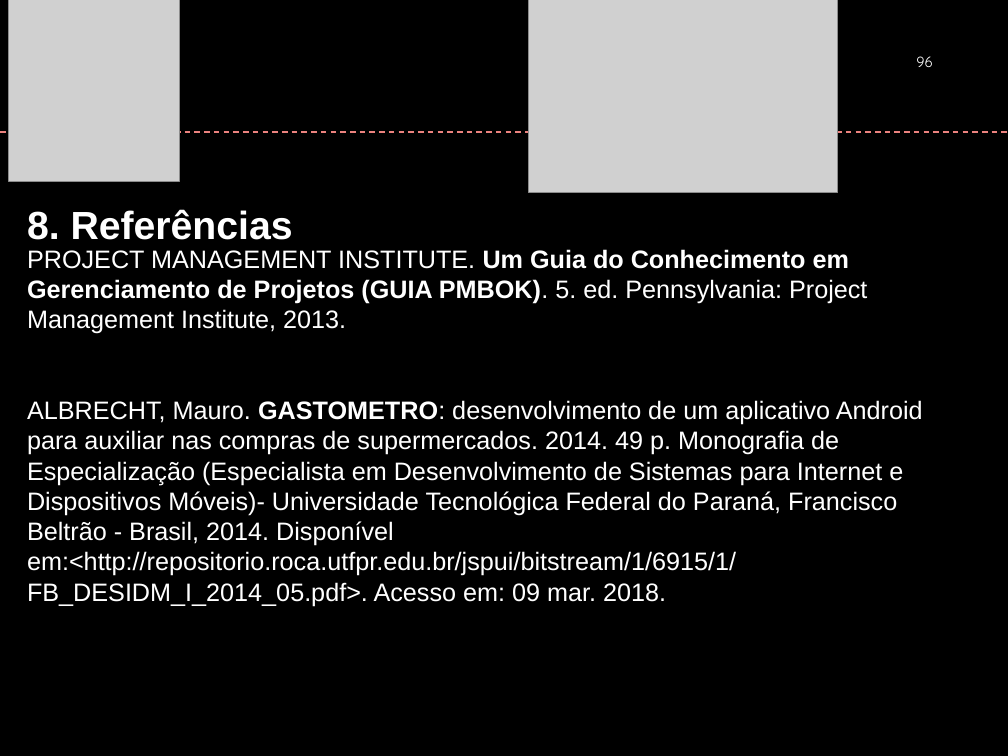
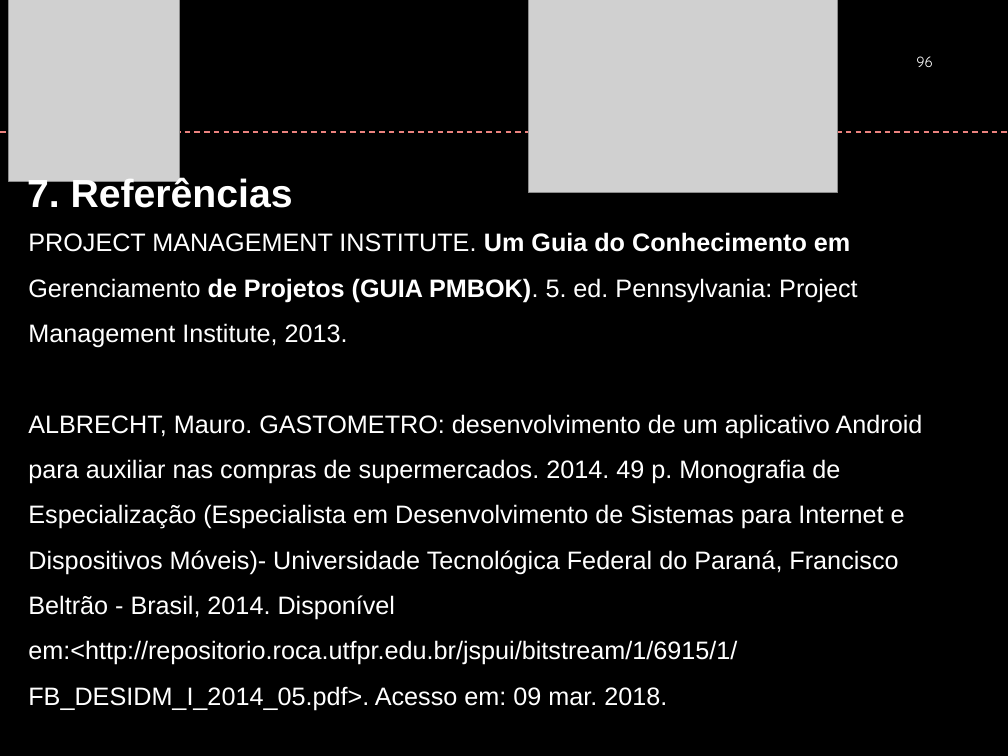
Before and after one commit to ezmart/Ezmart, a slide deck: slide 96 of EzMartGit/Documento/FAI_PFC_Apresentação_Agosto2018.pptx. Drawn at 1008x756 pixels with LibreOffice and Linux fonts; fonts in the diff are those of the drawing; grey boxes stand for pictures; background and template pictures are left out. Boxes give left, top, right and bottom in pixels: in the first picture for what was removed or moved away, otherwise in the second. Text is boxed around its words. In the diff, an @@ line names an element or a change of style, - is before the commit and + after.

```diff
--- a/EzMartGit/Documento/FAI_PFC_Apresentação_Agosto2018.pptx
+++ b/EzMartGit/Documento/FAI_PFC_Apresentação_Agosto2018.pptx
@@ text at bbox=[27, 176, 293, 208]: text changed @@
-8. Referências
+7. Referências
@@ text "PROJECT MANAGEMENT INSTITUTE. Um Guia ...": place and size @@
-text "PROJECT MANAGEMENT INSTITUTE. Um Guia ..." at bbox=[27, 249, 923, 606]
+text "PROJECT MANAGEMENT INSTITUTE. Um Guia ..." at bbox=[28, 232, 923, 711]
@@ text "PROJECT MANAGEMENT INSTITUTE. Um Guia ..." at bbox=[28, 232, 923, 711]: bold off in "Gerenciamento", "GASTOMETRO:"; line spacing 1 to 1.5 @@
```
Also in this commit, not shown: 10 other slides changed.
